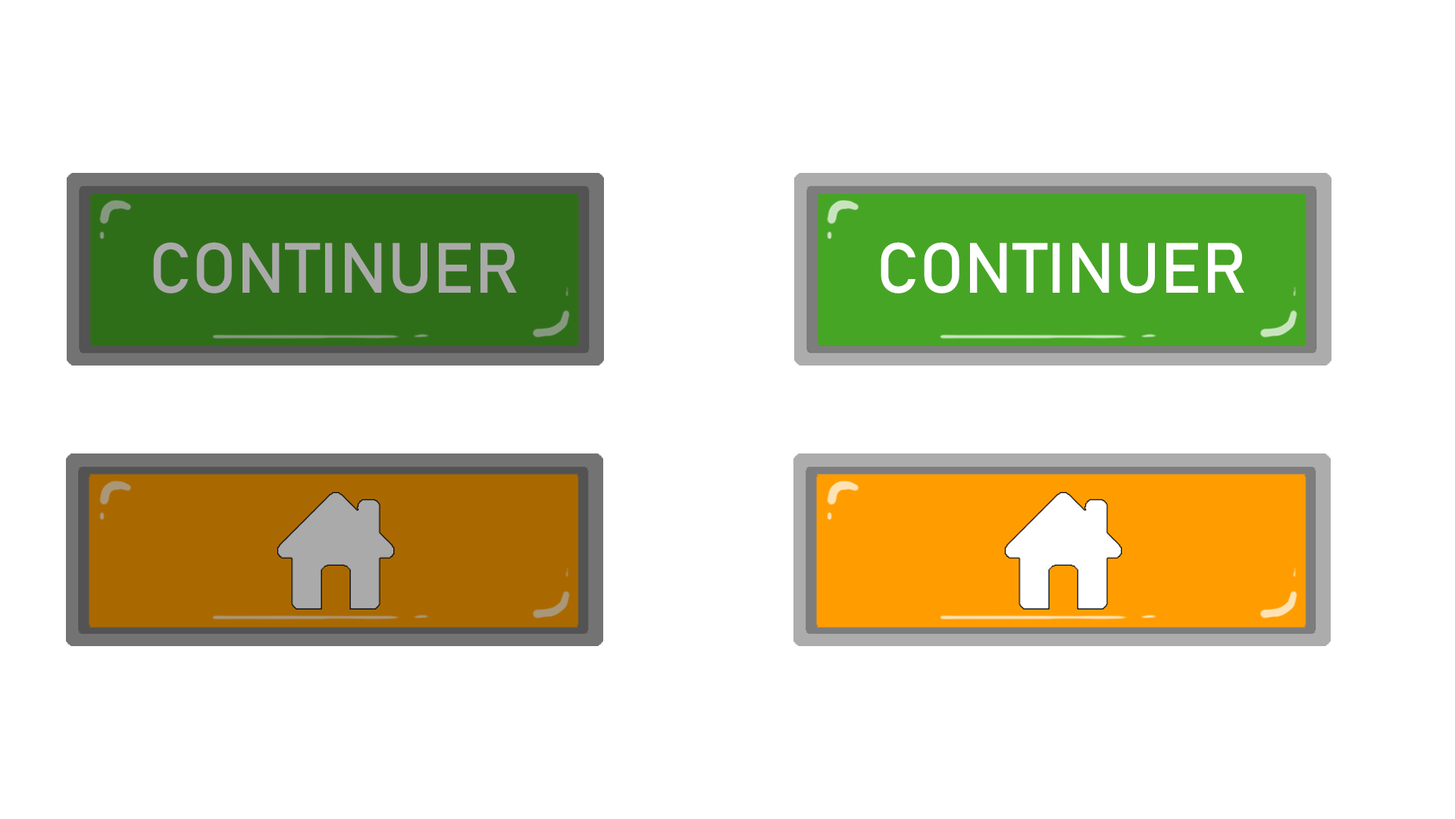
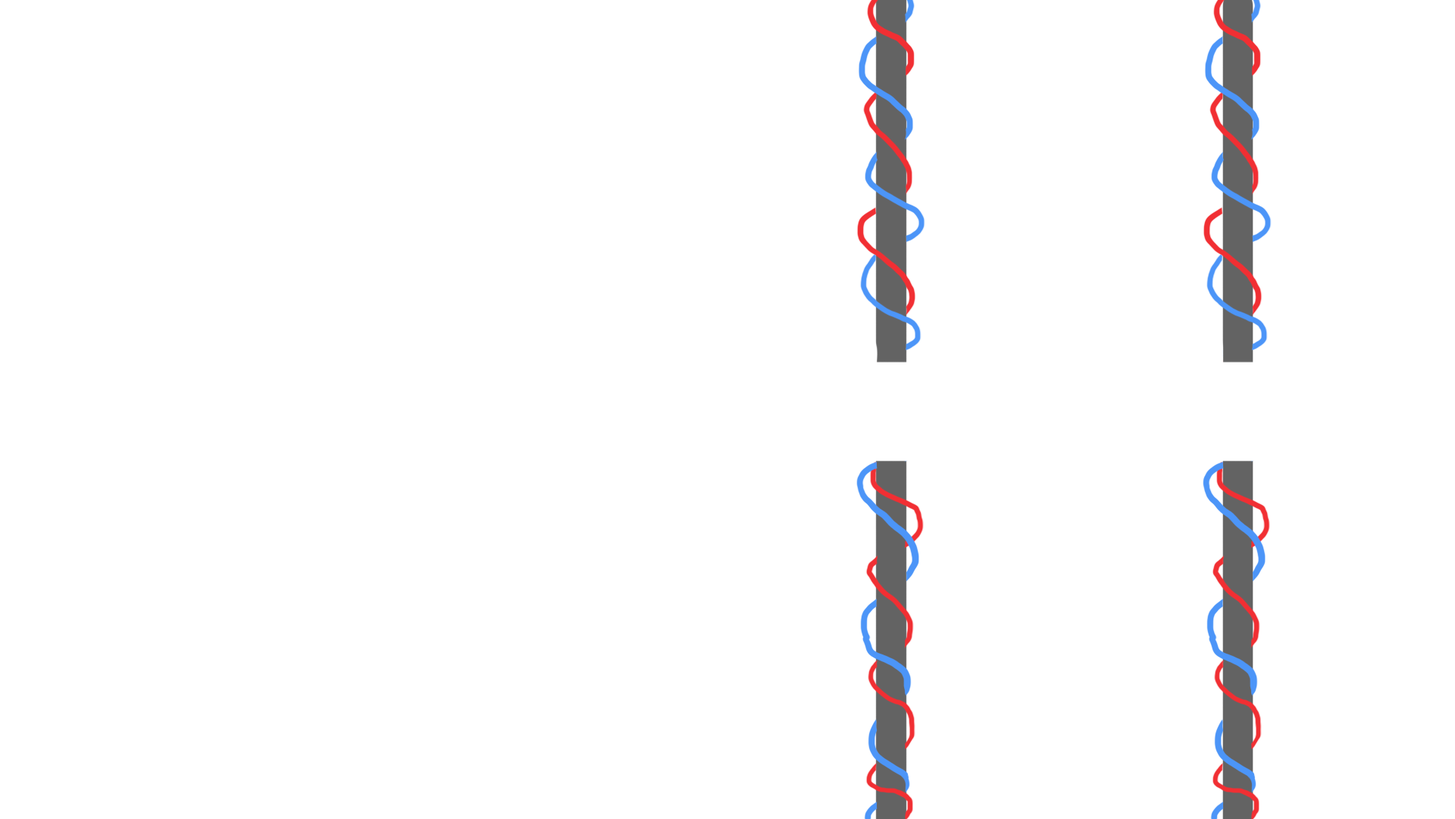
Two versions of the same layered image (1455x819). Layer-by-layer changes:
hid "Layer 1" over (x1=65, y1=172, x2=605, y2=646)
hid "MENU BOUTTON copy" over (x1=793, y1=453, x2=1332, y2=646)
hid "CONTINUER_BOUTTON copy" over (x1=794, y1=172, x2=1332, y2=366)
hid "MENU BOUTTON" over (x1=65, y1=453, x2=604, y2=646)
hid "CONTINUER_BOUTTON" over (x1=66, y1=172, x2=605, y2=366)
added layer "Layer 3 copy" above "Layer 0" over (x1=856, y1=0, x2=1272, y2=819)
